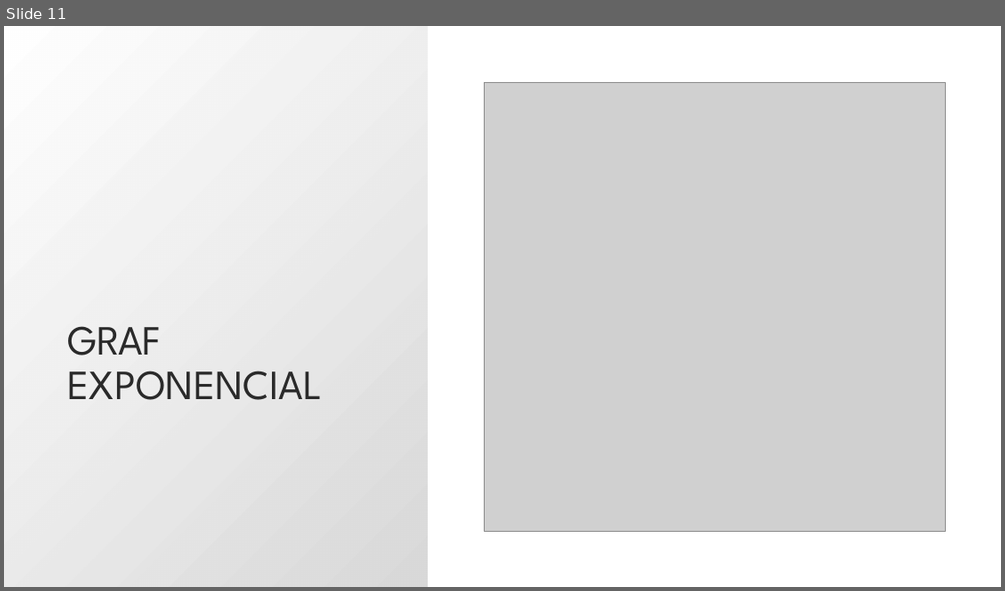
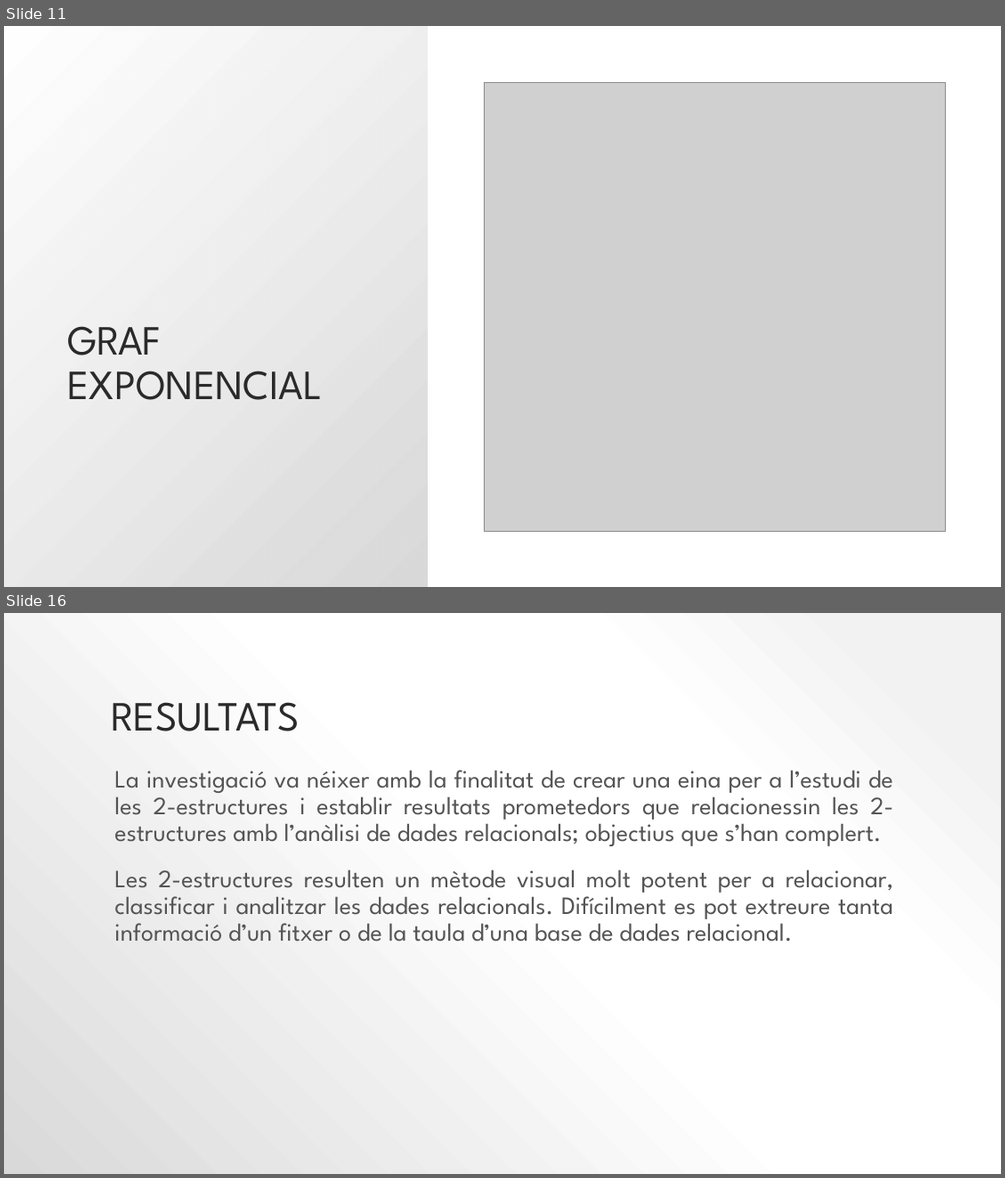
Before and after one commit to lrodrin/TFG, a slide deck: presentació.pptx. Shown one above the other, each under a label of ours: slide 11 before the commit, slides 11 and 16 after it; the slides between them are not shown. The pictures are 1005x591 and 1005x1178 pixels, drawn with LibreOffice and Linux fonts; fonts in the diff are those of the drawing; grey boxes stand for pictures. Boxes give left, top, right and bottom in pixels: in the first picture for what was removed or moved away, otherwise in the second. Text is boxed around its words. In the diff, an @@ line names an element or a change of style, - is before the commit and + after.

```diff
--- a/presentació.pptx
+++ b/presentació.pptx
@@ slide 16 added at (4,613,1001,1174), background gradient #F2F2F2 to #FFFFFF to #D9D9D9 @@
@@ title added at (111,702,299,731), 40 pt, text #2A2A2A @@
+RESULTATS
@@ text added at (114,770,893,941), 24 pt, text #545454 @@
+La investigació va néixer amb la finalitat de crear una eina per a l’estudi de les 2-estructures i establir resultats prometedors que relacionessin les 2-estructures amb l’anàlisi de dades relacionals; objectius que s’han complert.
+Les 2-estructures resulten un mètode visual molt potent per a relacionar, classificar i analitzar les dades relacionals. Difícilment es pot extreure tanta informació d’un fitxer o de la taula d’una base de dades relacional.
```
Also in this commit, not shown: 8 slides changed, 4 other slides added, 1 slide removed, 1 other file.
